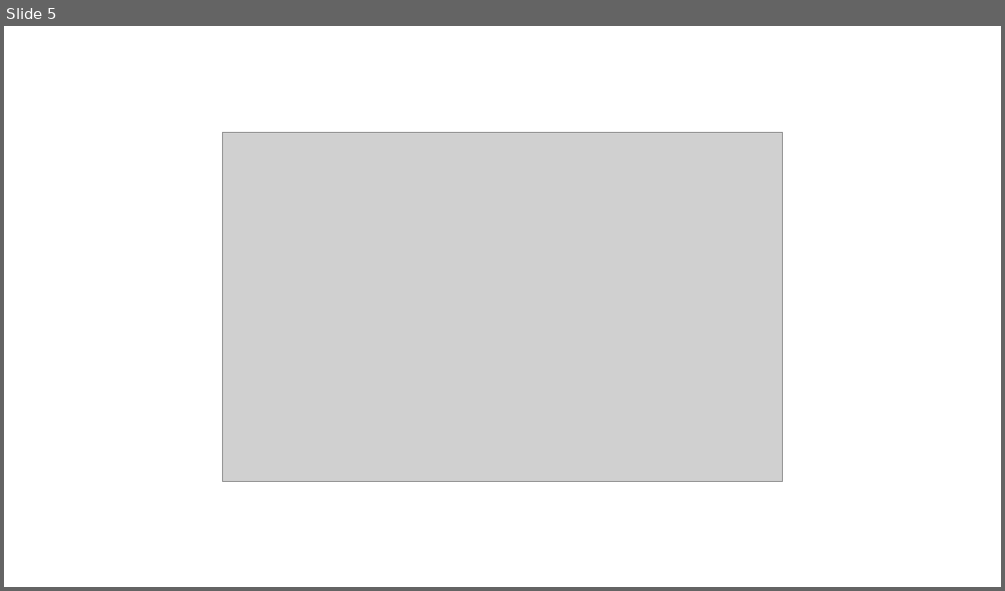
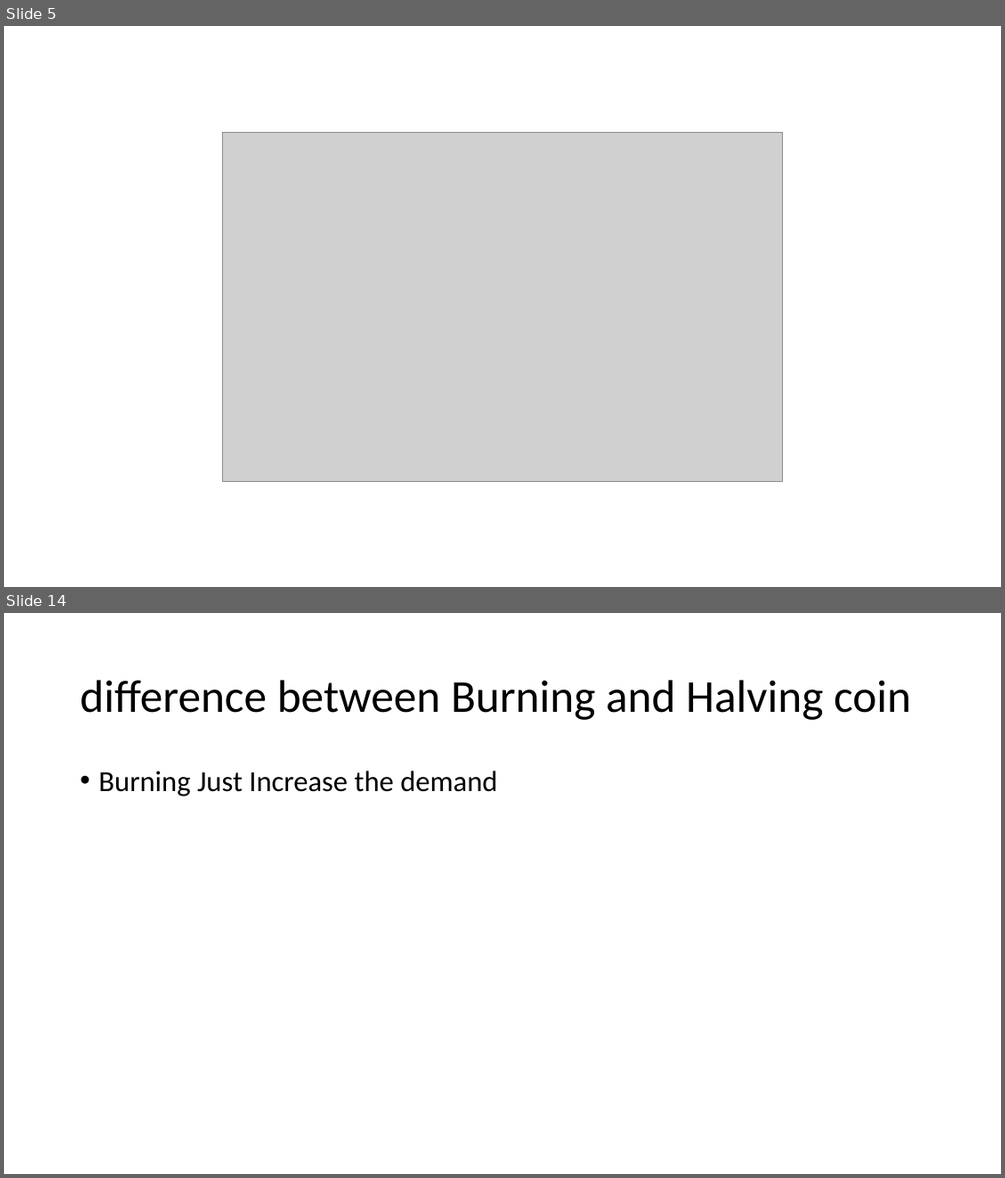
Before and after one commit to niazwazir/WAZIR_CRYPTO_CURRENCY, a slide deck: Ashraf_Chaudhry_Crypto_Course/2_PART.pptx. Shown one above the other, each under a label of ours: slide 5 before the commit, slides 5 and 14 after it; the slides between them are not shown. The pictures are 1005x591 and 1005x1178 pixels, drawn with LibreOffice and Linux fonts; fonts in the diff are those of the drawing; grey boxes stand for pictures. Boxes give left, top, right and bottom in pixels: in the first picture for what was removed or moved away, otherwise in the second. Text is boxed around its words. In the diff, an @@ line names an element or a change of style, - is before the commit and + after.

```diff
--- a/Ashraf_Chaudhry_Crypto_Course/2_PART.pptx
+++ b/Ashraf_Chaudhry_Crypto_Course/2_PART.pptx
@@ slide 14 added at [4,613,1001,1174], background #FFFFFF @@
@@ title added at [80,680,911,720], 44 pt, text #000000 @@
+difference between Burning and Halving coin
@@ text added at [98,771,497,796], 28 pt, text #000000 @@
+• Burning Just Increase the demand
```
Also in this commit, not shown: 9 other slides added.
